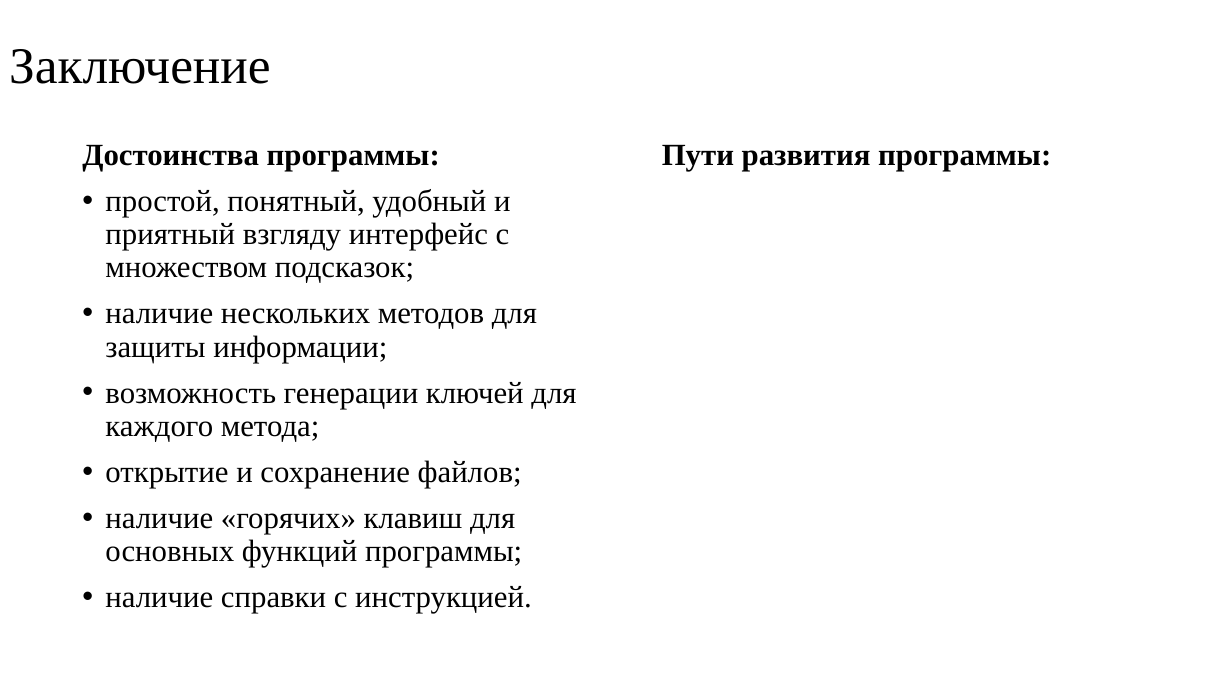
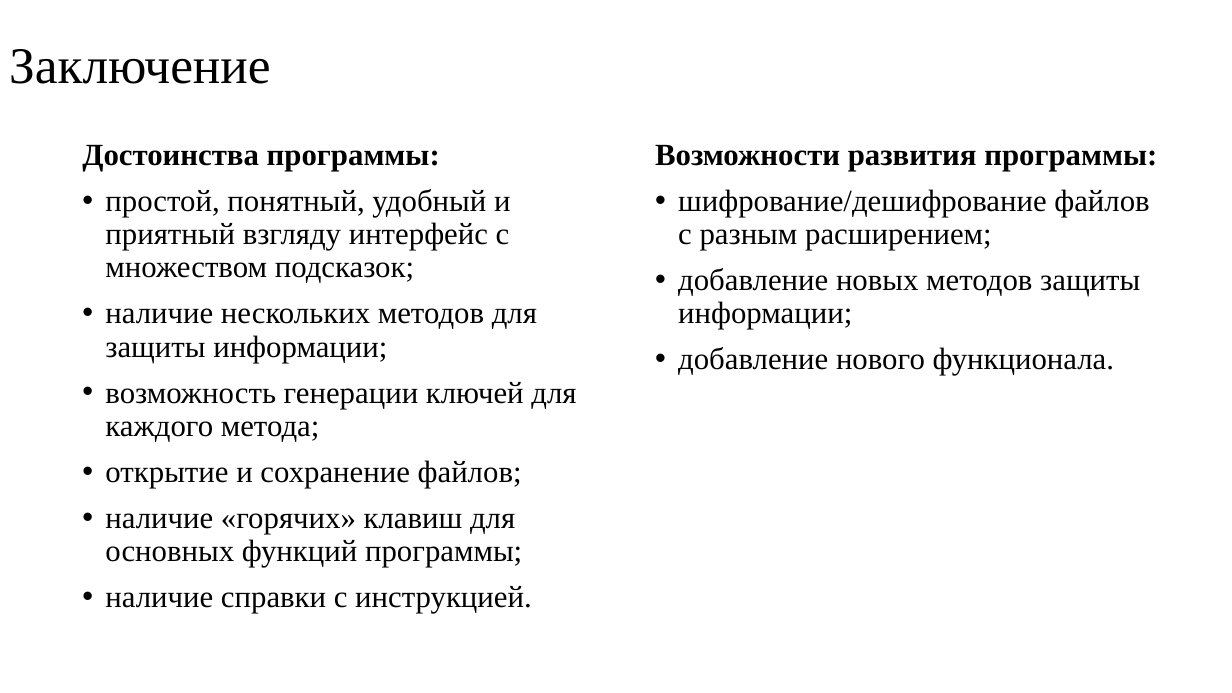
Before and after one commit to AlexeyChernikov/CryptographicApplication, a slide deck: slide 12 of Documentation/Презентация к защите.pptx (slide 9 before the commit). Drawn at 1232x693 pixels with LibreOffice and Linux fonts; fonts in the diff are those of the drawing. Boxes give left, top, right and bottom in pixels: in the first picture for what was removed or moved away, otherwise in the second. Text is boxed around its words. In the diff, an @@ line names an element or a change of style, - is before the commit and + after.

```diff
--- a/Documentation/Презентация к защите.pptx
+++ b/Documentation/Презентация к защите.pptx
@@ text at (655,144,1157,376): text changed; bold off @@
-Пути развития программы:
+Возможности развития программы:
+• шифрование/дешифрование файлов с разным расширением;
+• добавление новых методов защиты информации;
+• добавление нового функционала.
```
Also in this commit, not shown: 2 other slides changed, 3 slides added.
